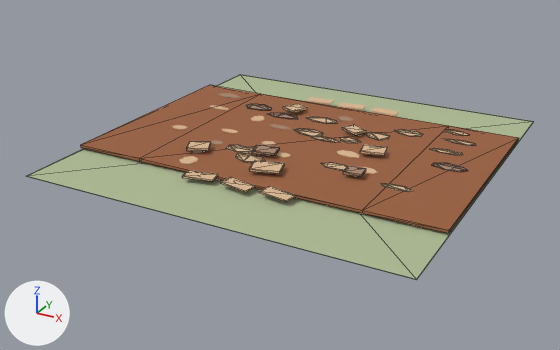
One commit to the glTF model frontend/public/assets/buildings/roads/ground_road/ground_road_straight_ew_damaged.glb: the scene before it, then after it.
One viewpoint serves both versions: a 50 mm lens placed at (3.17, -6.21, 2.76), pointed at (-0.12, -0.22, -0.24). The axes (+X, +Y, +Z) are drawn at lower left. The lights are the same throughout. The first picture is the older version. Mesh edges are drawn as thin lines on the coarser meshes. Where no turn or scale is listed for an object, it has been applied to the vertices. Vertices at exactly the same position are counted once.

Script lines for the objects in view, before the commit:
```python
mat_mat_ground_road_surface = bpy.data.materials.new('MAT_ground_road_surface')
mat_mat_ground_road_surface.use_nodes = True; mat_mat_ground_road_surface.node_tree.nodes.clear()
_N = mat_mat_ground_road_surface.node_tree.nodes; _L = mat_mat_ground_road_surface.node_tree.links
n0 = _N.new('ShaderNodeBsdfPrincipled'); n0.name = 'Principled BSDF'
n0.inputs[2].default_value = 0.87  # 'Roughness'
n1 = _N.new('ShaderNodeOutputMaterial'); n1.name = 'Material Output'
n2 = _N.new('ShaderNodeTexImage'); n2.name = 'Image Texture'
n2.image = img_ground_road_surface
n3 = _N.new('ShaderNodeUVMap'); n3.name = 'UV Map'
n3.uv_map = 'UVMap.-01'
_L.new(n0.outputs[0], n1.inputs[0])  # 'BSDF' to 'Surface'
_L.new(n2.outputs[0], n0.inputs[0])  # 'Color' to 'Base Color'
_L.new(n3.outputs[0], n2.inputs[0])  # 'UV' to 'Vector'
me_cube_403 = bpy.data.meshes.new('Cube.403')
me_cube_403.from_pydata(...)  # 8 vertices, 12 faces; spans x -1.8..1.8, y -1.8..1.8, z 0.0
me_cube_403.materials.append(mat_mat_road_grass)  # greyish green #afbc95
me_sm_road_connected_surface_026 = bpy.data.meshes.new('SM_road_connected_surface.026')
me_sm_road_connected_surface_026.from_pydata(...)  # 16 vertices, 28 faces; spans x -1.8..1.8, y -1.1..1.1, z 0.03..0.05
me_sm_road_connected_surface_026.materials.append(mat_mat_ground_road_surface)
ob_sm_road_connected_surface_026 = bpy.data.objects.new('SM_road_connected_surface.026', me_sm_road_connected_surface_026)
ob_sm_road_connected_surface_026.location = (0.0, 0.0, 0.0)
ob_sm_road_grass_tile_026 = bpy.data.objects.new('SM_road_grass_tile.026', me_cube_403)
ob_sm_road_grass_tile_026.location = (0.0, 0.0, 0.002)
```
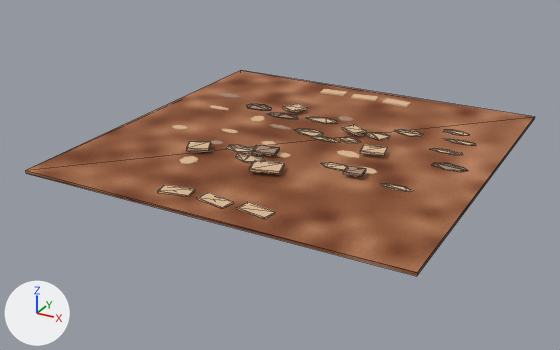
What changed in the scene script:
```text
Change mat_mat_ground_road_surface:
    remove n3 = _N.new('ShaderNodeUVMap'); n3.name = 'UV Map'
    remove n3.uv_map = 'UVMap.-01'
    where n2 = _N.new('ShaderNodeTexImage'); n2.name = 'Image Texture'
    remove _L.new(n3.outputs[0], n2.inputs[0])  # 'UV' to 'Vector'
Change me_sm_road_connected_surface_026:
    used by ob_sm_road_connected_surface_026; location = (0.0, 0.0, 0.0)
    remove me_sm_road_connected_surface_026.from_pydata(...)  # 16 vertices, 28 faces; spans x -1.8..1.8, y -1.1..1.1, z 0.03..0.05
    add me_sm_road_connected_surface_026.from_pydata(...)  # 8 vertices, 12 faces; spans x -1.8..1.8, y -1.8..1.8, z 0.03..0.05
    me_sm_road_connected_surface_026 part 1: the whole mesh is rebuilt
Remove ob_sm_road_grass_tile_026:
    ob_sm_road_grass_tile_026 = bpy.data.objects.new('SM_road_grass_tile.026', me_cube_403)
    ob_sm_road_grass_tile_026.location = (0.0, 0.0, 0.002)
```

Pixel boxes [x1, y1, x2, y2] of what changed, in the pictures (560 x 350 px):
'SM_road_connected_surface.026', surface changed, reshaped (16% wider, 39% taller): before [80, 85, 519, 233]; after [25, 70, 534, 276]
'SM_road_grass_tile.026', deleted: before [27, 74, 534, 280]
